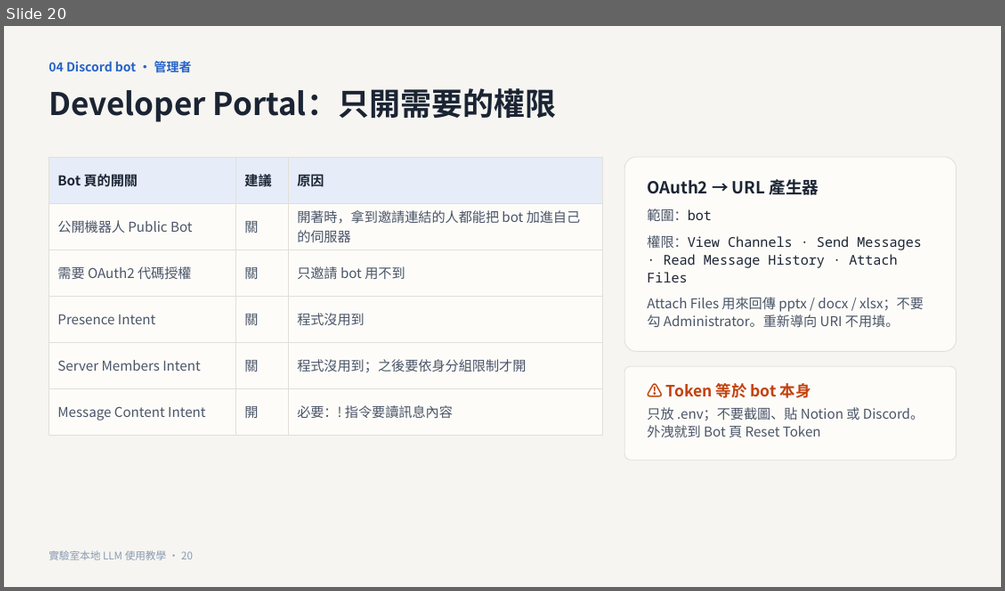
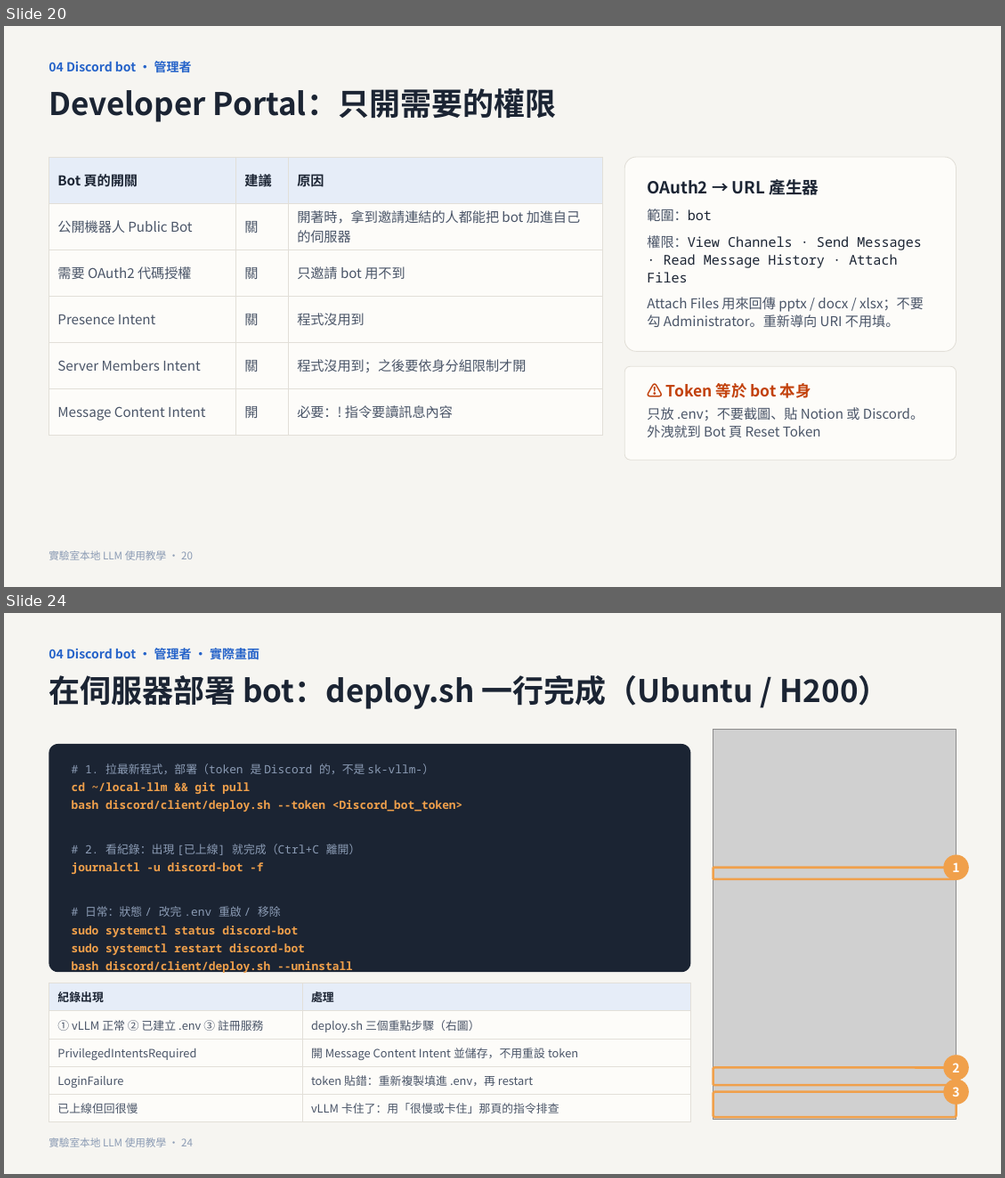
Before and after one commit to CYH4157/local-llm, a slide deck: docs/實驗室本地LLM使用教學.pptx. Shown one above the other, each under a label of ours: slide 20 before the commit, slides 20 and 24 after it; the slides between them are not shown. The pictures are 1005x591 and 1005x1178 pixels, drawn with LibreOffice and Linux fonts; fonts in the diff are those of the drawing; grey boxes stand for pictures. Boxes give left, top, right and bottom in pixels: in the first picture for what was removed or moved away, otherwise in the second. Text is boxed around its words. In the diff, an @@ line names an element or a change of style, - is before the commit and + after.

```diff
--- a/docs/實驗室本地LLM使用教學.pptx
+++ b/docs/實驗室本地LLM使用教學.pptx
@@ slide 24 added at (4,613,1001,1174), background #F6F5F1 @@
@@ text added at (48,647,259,663), 12 pt, text #2563C9, bold @@
+04 Discord bot · 管理者 · 實際畫面
@@ text added at (48,675,890,709), 30 pt, text #1B2433, bold @@
+在伺服器部署 bot：deploy.sh 一行完成（Ubuntu / H200）
@@ rounded rectangle added at (48,744,690,972), fill #1B2433 @@
@@ picture added at (713,729,956,1119) @@
@@ text added at (72,763,463,955), 11 pt, text #F0A04B, bold @@
+# 1. 拉最新程式，部署（token 是 Discord 的，不是 sk-vllm-）
+cd ~/local-llm && git pull
+bash discord/client/deploy.sh --token <Discord_bot_token>
+# 2. 看紀錄：出現 [已上線] 就完成（Ctrl+C 離開）
+journalctl -u discord-bot -f
+# 日常：狀態 / 改完 .env 重啟 / 移除
+sudo systemctl status discord-bot
+sudo systemctl restart discord-bot
+bash discord/client/deploy.sh --uninstall
@@ rounded rectangle added at (713,868,956,879), outline #F0A04B 2.25 pt @@
@@ ellipse added at (943,854,969,880), fill #F0A04B, 12 pt, text #FFFFFF, bold @@
+1
@@ table added at (48,983,690,1121), 5 rows, 2 columns @@
+紀錄出現 | 處理
+① vLLM 正常 ② 已建立 .env ③ 註冊服務 | deploy.sh 三個重點步驟（右圖）
+PrivilegedIntentsRequired | 開 Message Content Intent 並儲存，不用重設 token
+LoginFailure | token 貼錯：重新複製填進 .env，再 restart
+已上線但回很慢 | vLLM 卡住了：用「很慢或卡住」那頁的指令排查
@@ ellipse added at (943,1055,969,1080), fill #F0A04B, 12 pt, text #FFFFFF, bold @@
+2
@@ rounded rectangle added at (713,1068,956,1085), outline #F0A04B 2.25 pt @@
@@ rounded rectangle added at (713,1092,956,1117), outline #F0A04B 2.25 pt @@
@@ ellipse added at (943,1078,969,1104), fill #F0A04B, 12 pt, text #FFFFFF, bold @@
+3
@@ text added at (48,1137,193,1147), 10 pt, text #8B9BB4 @@
+實驗室本地 LLM 使用教學 · 24
```
Also in this commit, not shown: 17 slides changed, 3 other slides added, 7 other files.
